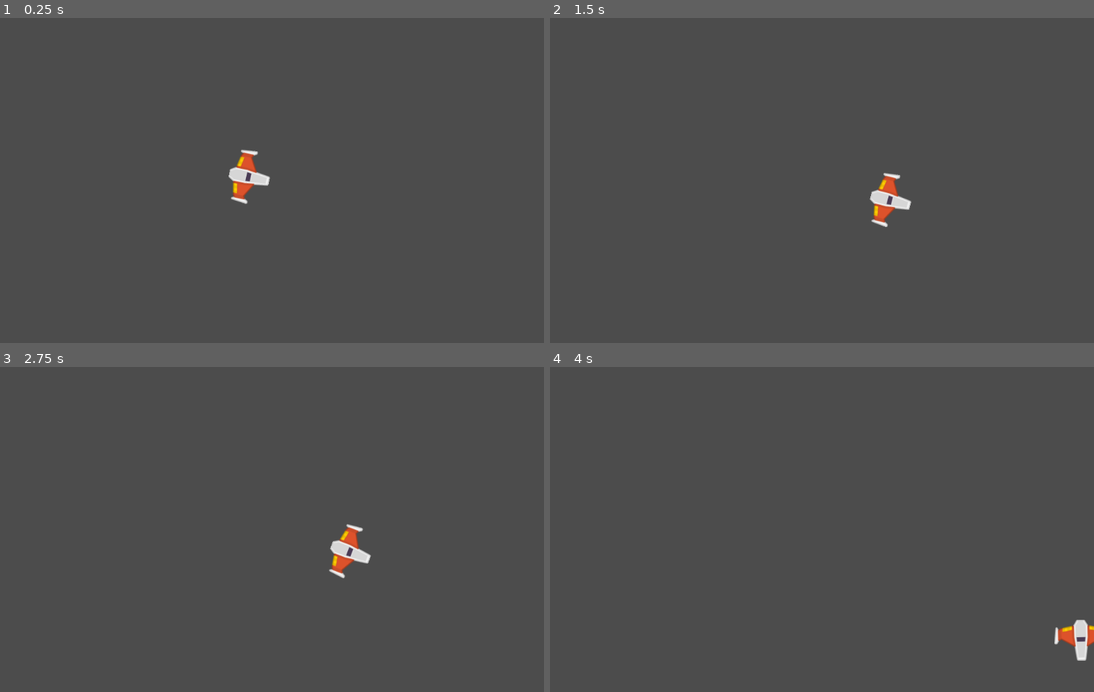
Above: before the commit, frames 1-4 (two rows, left to right).
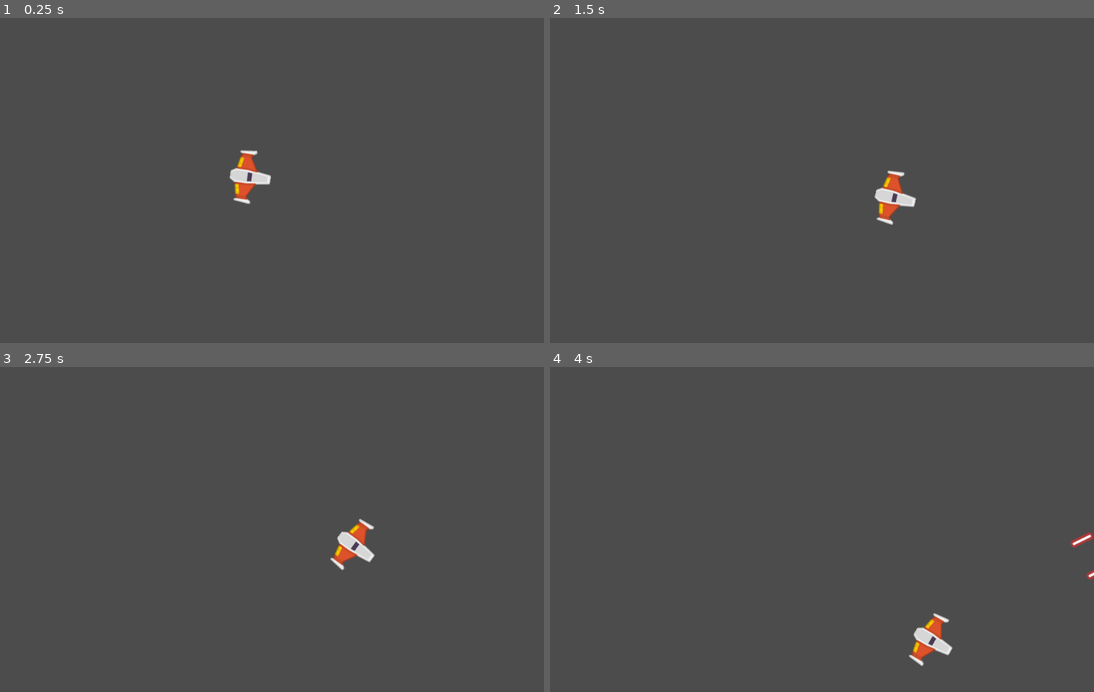
Above: after the commit, the same moments.

Repository: gmr1990/GODOT_CURSO_PIXEL_LAB_ETAPA3_Meteoritos
Game: Godot game, scene res://juego/Niveles/NivelTest.tscn
Two runs of this game, one before a commit and one after it. Both use one fixed random seed, a clock stepped at 60 frames per second and the inputs below.
Inputs:
- Up to frame 1 (0.25 s): no input
- Up to frame 2 (1.5 s): hold W (mover_adelante) 0.53-1.28 s; hold Space (disparo_principal, bound only after the commit) 0.53-1.28 s; hold S (mover_atras) from 1.28 s (still down); tap A (rotar_antihorario) at 1.35 s
- Up to frame 3 (2.75 s): tap Space (disparo_principal, bound only after the commit) at 1.55, 2.3 s; release S (mover_atras) at 2.03 s; hold W (mover_adelante) from 2.03 s (still down); hold D (rotar_horario) from 2.03 s (still down)
- Up to frame 4 (4 s): release D (rotar_horario) at 2.78 s; tap Space (disparo_principal, bound only after the commit) at 2.85 s; release W (mover_adelante) at 3.53 s; hold S (mover_atras) from 3.53 s (still down); hold Space (disparo_principal, bound only after the commit) from 3.53 s (still down)

The runs differ from the first frame. In frame 1, 0.2% of the frame differs, in the area x 42-50%, y 40-58%; in frame 2, 0.6%; in frame 3, 0.7%; in frame 4, 1.3%, in the area x 65-100%, y 50-93%.

Commit message:
semana 2 claes 3 sonido laser con loop

Diff:
--- /dev/null
+++ b/default_bus_layout.tres
@@ -0,0 +1,10 @@
+[gd_resource type="AudioBusLayout" format=2]
+
+[resource]
+bus/0/volume_db = -1.51925
+bus/1/name = "SFX"
+bus/1/solo = false
+bus/1/mute = false
+bus/1/bypass_fx = false
+bus/1/volume_db = -1.71701
+bus/1/send = "Master"
--- /dev/null
+++ b/juego/Autoloads/Eventos.gd
@@ -0,0 +1,3 @@
+extends Node
+
+signal disparo(proyectil)
--- a/juego/Naves/Player/Player.gd
+++ b/juego/Naves/Player/Player.gd
@@ -10,6 +10,10 @@
 ## Atributos
 var empuje:Vector2 = Vector2.ZERO
 var dir_rotacion:int = 0
+
+# Atributos Onready
+onready var canion:Canion = $Canion
+
 
 ## Metodos
 func _integrate_forces(state: Physics2DDirectBodyState) -> void:
@@ -29,13 +33,19 @@
 		empuje = Vector2(potencia_motor, 0)
 	elif Input.is_action_pressed("mover_atras"):
 		empuje = Vector2(-potencia_motor, 0)
-
+	#Rotacion
 	if Input.is_action_pressed("rotar_antihorario"):
 		dir_rotacion -=1
 	elif Input.is_action_pressed("rotar_horario"):
 		dir_rotacion +=1
 
 
+	#Disparo
+	if Input.is_action_pressed("disparo_principal"):
+		canion.set_esta_disparando(true)
+
+	if Input.is_action_just_released("disparo_principal"):
+		canion.set_esta_disparando(false)
 
 
 # Declare member variables here. Examples:
--- a/juego/Naves/Player/Player.tscn
+++ b/juego/Naves/Player/Player.tscn
@@ -1,18 +1,20 @@
-[gd_scene load_steps=4 format=2]
+[gd_scene load_steps=5 format=2]
 
 [ext_resource path="res://juego/Naves/Player/player_orange.png" type="Texture" id=1]
+[ext_resource path="res://juego/Proyectiles/Canion.tscn" type="PackedScene" id=2]
 
-[sub_resource type="PhysicsMaterial" id=2]
+[sub_resource type="PhysicsMaterial" id=1]
 friction = 0.0
 
-[sub_resource type="CircleShape2D" id=1]
+[sub_resource type="CircleShape2D" id=2]
 radius = 35.5992
 
 [node name="Player" type="RigidBody2D"]
-physics_material_override = SubResource( 2 )
+physics_material_override = SubResource( 1 )
+linear_velocity = Vector2( 10, 0 )
 linear_damp = 1.0
-angular_velocity = 2.0
-angular_damp = 7.0
+angular_velocity = 1.0
+angular_damp = 4.0
 
 [node name="Sprite" type="Sprite" parent="."]
 rotation = 1.5708
@@ -20,4 +22,14 @@
 
 [node name="CollisionShape2D" type="CollisionShape2D" parent="."]
 position = Vector2( -0.986282, 1.65549 )
-shape = SubResource( 1 )
+shape = SubResource( 2 )
+
+[node name="Canion" parent="." instance=ExtResource( 2 )]
+
+[node name="PuntoIzquierdo" parent="Canion" index="0"]
+position = Vector2( 0, -33 )
+
+[node name="PuntoDerecho" parent="Canion" index="1"]
+position = Vector2( 0, 33 )
+
+[editable path="Canion"]
--- /dev/null
+++ b/juego/Niveles/Nivel.gd
@@ -0,0 +1,21 @@
+extends Node2D
+
+# Atributos Onready
+onready var contenedor_proyectiles:Node
+
+## Metodos
+func _ready() -> void:
+	conectar_seniales ()
+	crear_contenedores ()
+
+## Metodos Custom
+func conectar_seniales() -> void:
+	Eventos.connect("disparo", self, "_on_disparo")
+
+func crear_contenedores() -> void:
+	contenedor_proyectiles = Node.new()
+	contenedor_proyectiles.name = "ContenedorProyectiles"
+	add_child(contenedor_proyectiles)
+
+func _on_disparo(proyectil:Proyectil) -> void:
+	contenedor_proyectiles.add_child(proyectil)
--- a/juego/Niveles/NivelTest.tscn
+++ b/juego/Niveles/NivelTest.tscn
@@ -1,12 +1,15 @@
-[gd_scene load_steps=3 format=2]
+[gd_scene load_steps=4 format=2]
 
 [ext_resource path="res://juego/Naves/Player/Player.tscn" type="PackedScene" id=1]
 [ext_resource path="res://juego/Naves/Player/Player.gd" type="Script" id=2]
+[ext_resource path="res://juego/Niveles/Nivel.gd" type="Script" id=4]
 
 [node name="NivelTest" type="Node2D"]
+script = ExtResource( 4 )
 
 [node name="Player" parent="." instance=ExtResource( 1 )]
 position = Vector2( 480.945, 293.814 )
 gravity_scale = 0.0
 can_sleep = false
 script = ExtResource( 2 )
+potencia_rotacion = 6
--- /dev/null
+++ b/juego/Proyectiles/Canion.gd
@@ -0,0 +1,69 @@
+class_name Canion
+extends Node2D
+
+##Atributos Export
+export var proyectil:PackedScene = null
+export var cadencia_disparo:float = 0.8
+export var velocidad_proyectil:int = 100
+export var danio_proyectil:int = 1
+
+#Atributos onready
+
+onready var timer_enfriamiento:Timer = $TimerEnfriamiento
+onready var disparo_sfx:AudioStreamPlayer2D = $DisparoSFX
+onready var esta_enfriado:bool = true
+onready var esta_disparando:bool = false setget set_esta_disparando
+
+# GMR :  Agrege estas DECLARACIONES X QUE ME DECIA NO DECLARADAS
+onready var velocidad:Vector2
+onready var danio:int
+
+## Atributos
+var puntos_disparo:Array = []
+
+##Setters y Getters
+func set_esta_disparando(disparando:bool) -> void:
+	esta_disparando = disparando
+
+#Metodos
+func _ready() -> void:
+	almacenar_puntos_disparo()
+	timer_enfriamiento.wait_time = cadencia_disparo
+
+func _process(delta: float) -> void:
+	if esta_disparando and esta_enfriado:
+		disparar()
+
+##Metodos custom
+func almacenar_puntos_disparo() -> void:
+	for nodo in get_children():
+		if nodo is Position2D:
+			puntos_disparo.append(nodo)
+
+func disparar() -> void:
+	esta_enfriado = false
+	disparo_sfx.play()
+	timer_enfriamiento.start()
+	disparo_sfx.play()
+	for punto_disparo in puntos_disparo:
+		var new_proyectil:Proyectil = proyectil.instance()
+		new_proyectil.crear(
+			punto_disparo.global_position,
+			get_owner().rotation,
+			velocidad_proyectil,
+			danio_proyectil
+			)
+		Eventos.emit_signal("disparo" , new_proyectil)
+
+
+
+#Constructor
+func crear(pos: Vector2, dir:float, vel:float, danio_p:int) -> void:
+	position = pos
+	rotation = dir
+	velocidad = Vector2(vel, 0).rotated (dir)
+	danio = danio_p
+
+
+func _on_TimerEnfriamiento_timeout() -> void:
+	esta_enfriado = true
--- /dev/null
+++ b/juego/Proyectiles/Canion.tscn
@@ -0,0 +1,25 @@
+[gd_scene load_steps=4 format=2]
+
+[ext_resource path="res://juego/Proyectiles/Canion.gd" type="Script" id=1]
+[ext_resource path="res://juego/Proyectiles/Proyectil.tscn" type="PackedScene" id=2]
+[ext_resource path="res://juego/SoundFX/Disparo Laser000.ogg" type="AudioStream" id=3]
+
+[node name="Canion" type="Node2D"]
+script = ExtResource( 1 )
+proyectil = ExtResource( 2 )
+cadencia_disparo = 0.25
+velocidad_proyectil = 1600
+
+[node name="PuntoIzquierdo" type="Position2D" parent="."]
+
+[node name="PuntoDerecho" type="Position2D" parent="."]
+
+[node name="DisparoSFX" type="AudioStreamPlayer2D" parent="."]
+visible = false
+stream = ExtResource( 3 )
+bus = "SFX"
+
+[node name="TimerEnfriamiento" type="Timer" parent="."]
+wait_time = 0.8
+
+[connection signal="timeout" from="TimerEnfriamiento" to="." method="_on_TimerEnfriamiento_timeout"]
--- /dev/null
+++ b/juego/Proyectiles/Proyectil.gd
@@ -0,0 +1,21 @@
+class_name Proyectil
+extends Area2D
+
+## Atributos
+var velocidad:Vector2 = Vector2.ZERO
+var danio:float
+
+## Metodos
+
+func crear(pos: Vector2, dir:float, vel:float, danio_p: int) -> void:
+	position = pos
+	rotation = dir
+	velocidad = Vector2(vel, 0).rotated(dir)
+
+func _physics_process(delta: float) -> void:
+	position += velocidad * delta
+
+
+
+func _on_VisibilityNotifier2D_screen_exited() -> void:
+	queue_free()
--- /dev/null
+++ b/juego/Proyectiles/Proyectil.tscn
@@ -0,0 +1,25 @@
+[gd_scene load_steps=4 format=2]
+
+[ext_resource path="res://juego/Proyectiles/proyectil_player.png" type="Texture" id=1]
+[ext_resource path="res://juego/Proyectiles/Proyectil.gd" type="Script" id=2]
+
+[sub_resource type="CapsuleShape2D" id=1]
+radius = 6.35481
+height = 32.4392
+
+[node name="Proyectil" type="Area2D"]
+script = ExtResource( 2 )
+
+[node name="Sprite" type="Sprite" parent="."]
+rotation = 1.5708
+scale = Vector2( 1.5, 1.2 )
+texture = ExtResource( 1 )
+
+[node name="CollisionShape2D" type="CollisionShape2D" parent="."]
+rotation = 1.5708
+shape = SubResource( 1 )
+
+[node name="VisibilityNotifier2D" type="VisibilityNotifier2D" parent="."]
+scale = Vector2( 0.5, 0.5 )
+
+[connection signal="screen_exited" from="VisibilityNotifier2D" to="." method="_on_VisibilityNotifier2D_screen_exited"]
--- a/project.godot
+++ b/project.godot
@@ -9,13 +9,25 @@
 config_version=4
 
 _global_script_classes=[ {
+"base": "Node2D",
+"class": "Canion",
+"language": "GDScript",
+"path": "res://juego/Proyectiles/Canion.gd"
+}, {
 "base": "RigidBody2D",
 "class": "Player",
 "language": "GDScript",
 "path": "res://juego/Naves/Player/Player.gd"
+}, {
+"base": "Area2D",
+"class": "Proyectil",
+"language": "GDScript",
+"path": "res://juego/Proyectiles/Proyectil.gd"
 } ]
 _global_script_class_icons={
-"Player": ""
+"Canion": "",
+"Player": "",
+"Proyectil": ""
 }
 
 [application]
@@ -23,6 +35,10 @@
 config/name="GODOT_CURSO_PIXEL_LAB_ETAPA3_Meteoritos"
 run/main_scene="res://juego/Niveles/NivelTest.tscn"
 config/icon="res://icon.png"
+
+[autoload]
+
+Eventos="*res://juego/Autoloads/Eventos.gd"
 
 [input]
 
@@ -54,6 +70,12 @@
 , Object(InputEventJoypadMotion,"resource_local_to_scene":false,"resource_name":"","device":-1,"axis":0,"axis_value":-1.0,"script":null)
  ]
 }
+disparo_principal={
+"deadzone": 0.5,
+"events": [ Object(InputEventKey,"resource_local_to_scene":false,"resource_name":"","device":0,"alt":false,"shift":false,"control":false,"meta":false,"command":false,"pressed":false,"scancode":32,"unicode":0,"echo":false,"script":null)
+, Object(InputEventJoypadButton,"resource_local_to_scene":false,"resource_name":"","device":-1,"button_index":0,"pressure":0.0,"pressed":false,"script":null)
+ ]
+}
 
 [physics]
 
Binary file added: juego/Proyectiles/proyectil_player.png
Not shown, added: juego/Proyectiles/proyectil_player.png.import
Not shown, added: juego/SoundFX/Disparo Laser000.ogg.import
Not shown, added: juego/SoundFX/disparoLaser_001.ogg.import
Not shown, added: juego/SoundFX/Disparo Laser000.ogg
Not shown, added: juego/SoundFX/disparoLaser_001.ogg
